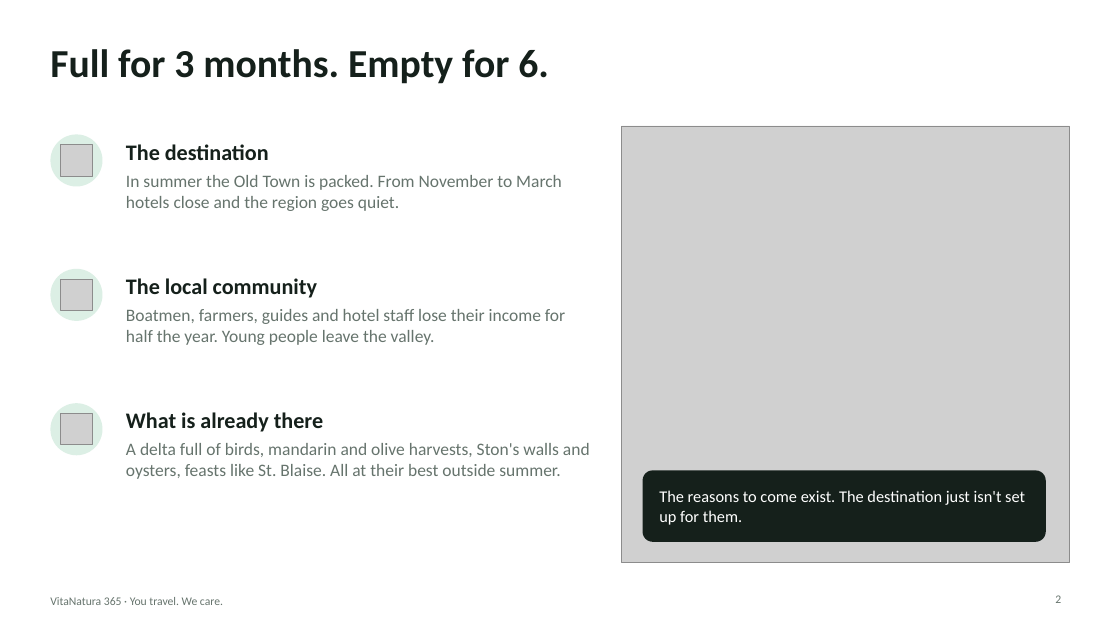
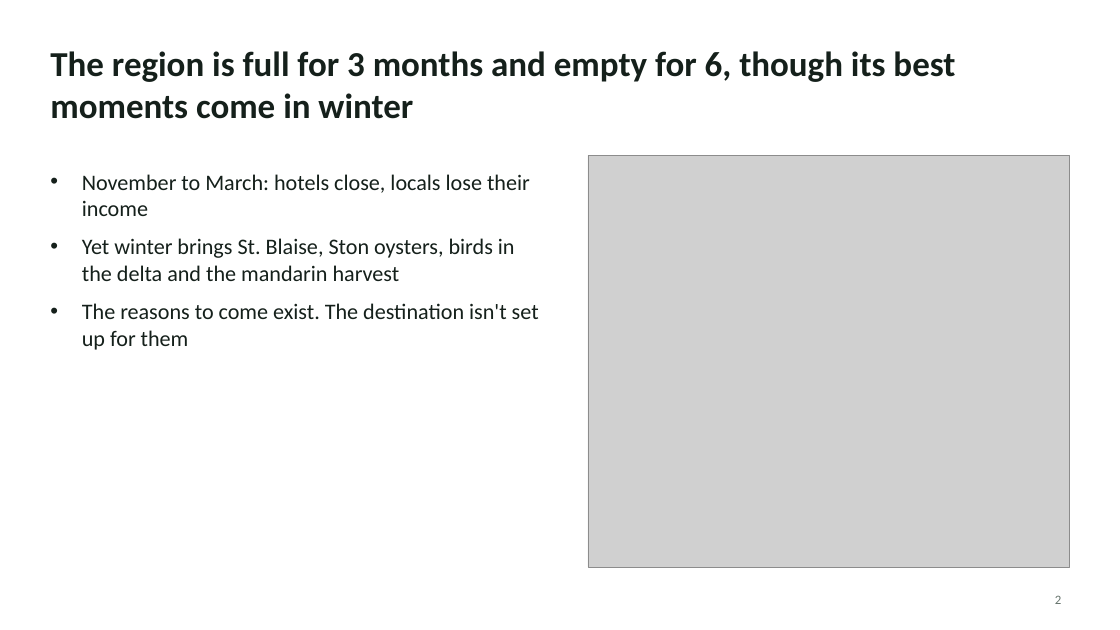
Before and after one commit to dk129213/VitaNatura, a slide deck: slide 2 of presentation/VitaNatura365-pitch.pptx. Drawn at 1120x630 pixels with LibreOffice and Linux fonts; fonts in the diff are those of the drawing; grey boxes stand for pictures. Boxes give left, top, right and bottom in pixels: in the first picture for what was removed or moved away, otherwise in the second. Text is boxed around its words. In the diff, an @@ line names an element or a change of style, - is before the commit and + after.

```diff
--- a/presentation/VitaNatura365-pitch.pptx
+++ b/presentation/VitaNatura365-pitch.pptx
@@ title at [50,51,955,119]: text changed; size 34 to 30 pt @@
-Full for 3 months. Empty for 6.
+The region is full for 3 months and empty for 6, though its best moments come in winter
@@ ellipse removed at [50,134,103,187] @@
@@ picture removed at [60,145,92,176] @@
@@ text removed at [126,144,269,160] @@
-The destination
@@ text added at [82,174,539,350], 19 pt, text #15201B @@
+• November to March: hotels close, locals lose their income
+• Yet winter brings St. Blaise, Ston oysters, birds in the delta and the mandarin harvest
+• The reasons to come exist. The destination isn't set up for them
@@ text removed at [126,175,562,211] @@
-In summer the Old Town is packed. From November to March hotels close and the region goes quiet.
@@ picture: place and size @@
-picture at [622,126,1070,563]
+picture at [588,155,1070,567]
@@ ellipse removed at [50,269,103,321] @@
@@ picture removed at [60,279,92,310] @@
@@ text removed at [126,278,317,298] @@
-The local community
@@ text removed at [126,309,565,345] @@
-Boatmen, farmers, guides and hotel staff lose their income for half the year. Young people leave the valley.
@@ ellipse removed at [50,403,103,455] @@
@@ picture removed at [60,413,92,444] @@
@@ text removed at [126,412,323,432] @@
-What is already there
@@ text removed at [126,443,590,479] @@
-A delta full of birds, mandarin and olive harvests, Ston's walls and oysters, feasts like St. Blaise. All at their best outside summer.
@@ rounded rectangle removed at [643,471,1046,542] @@
@@ text removed at [659,490,1025,525] @@
-The reasons to come exist. The destination just isn't set up for them.
@@ text removed at [50,597,223,605] @@
-VitaNatura 365 · You travel. We care.
```
Also in this commit, not shown: 3 other slides changed, 4 slides added, 8 slides removed, 2 other files.
